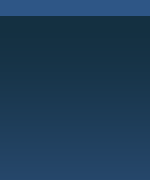
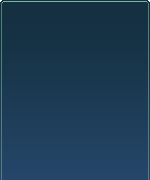
Two versions of the same layered image (150×180). Layer-by-layer changes:
added layer "Layer 3" above "Layer 2 copy" over <box>0,0,150,180</box>
painted on "Layer 2 copy" over <box>0,0,150,180</box>
hid "Layer 1 copy", painted on it over <box>0,0,150,180</box>
